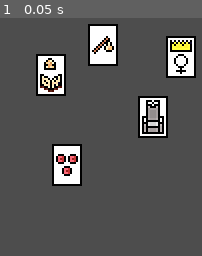
Above: before the commit, frame 1.
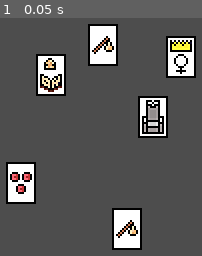
Above: after the commit, the same moment.

Repository: TravisHenderson646/Playing-Cards-Template
Game: Godot game, scene res://table.tscn
Two runs of this game, one before a commit and one after it. Both use one fixed random seed, a clock stepped at 60 frames per second and the inputs below.
Inputs:
- Up to frame 1 (0.05 s): no input

The runs differ from the first frame. In frame 1, 7.9% of the frame differs, in the area x 2-71%, y 52-98%.

Commit message:
draggable card piles

Diff:
--- /dev/null
+++ b/card-pile.gd
@@ -0,0 +1,33 @@
+extends Area2D
+
+var hovered:bool = false
+var grabbed:bool = false
+var offset:Vector2 = Vector2(0, 0)
+var tick := 0
+
+# Called when the node enters the scene tree for the first time.
+func _ready() -> void:
+	pass # Replace with function body.
+
+
+# Called every frame. 'delta' is the elapsed time since the previous frame.
+func _process(delta: float) -> void:
+	tick += 1
+	if hovered and Input.is_action_just_pressed('left_click'):
+		_grab()
+		print(offset)
+	if grabbed:
+		position = get_viewport().get_mouse_position().floor() + offset
+		if Input.is_action_just_released('left_click'):
+			grabbed = false
+
+func _grab() -> void:
+	grabbed = true
+	offset = position - get_viewport().get_mouse_position().floor()
+
+
+func _on_mouse_entered() -> void:
+	hovered = true
+
+func _on_mouse_exited() -> void:
+	hovered = false
--- /dev/null
+++ b/card-pile.tscn
@@ -0,0 +1,21 @@
+[gd_scene load_steps=4 format=3 uid="uid://bnmq5di16u6ug"]
+
+[ext_resource type="Script" path="res://card-pile.gd" id="1_vjrta"]
+[ext_resource type="Texture2D" uid="uid://c6g35rpd11sy3" path="res://textures/0.tres" id="2_mgh5i"]
+
+[sub_resource type="RectangleShape2D" id="RectangleShape2D_g1f4f"]
+size = Vector2(15, 20)
+
+[node name="CardPile" type="Area2D"]
+script = ExtResource("1_vjrta")
+
+[node name="CollisionShape2D" type="CollisionShape2D" parent="."]
+position = Vector2(7.5, 10)
+shape = SubResource("RectangleShape2D_g1f4f")
+
+[node name="Sprite2D" type="Sprite2D" parent="."]
+texture = ExtResource("2_mgh5i")
+centered = false
+
+[connection signal="mouse_entered" from="." to="." method="_on_mouse_entered"]
+[connection signal="mouse_exited" from="." to="." method="_on_mouse_exited"]
--- a/project.godot
+++ b/project.godot
@@ -23,6 +23,18 @@
 window/stretch/mode="viewport"
 window/stretch/scale_mode="integer"
 
+[input]
+
+left_click={
+"deadzone": 0.5,
+"events": [Object(InputEventMouseButton,"resource_local_to_scene":false,"resource_name":"","device":-1,"window_id":0,"alt_pressed":false,"shift_pressed":false,"ctrl_pressed":false,"meta_pressed":false,"button_mask":1,"position":Vector2(149, 9),"global_position":Vector2(158, 55),"factor":1.0,"button_index":1,"canceled":false,"pressed":true,"double_click":false,"script":null)
+]
+}
+
+[layer_names]
+
+2d_physics/layer_1="CardPile"
+
 [rendering]
 
 textures/canvas_textures/default_texture_filter=0
--- a/table.tscn
+++ b/table.tscn
@@ -1,10 +1,11 @@
-[gd_scene load_steps=6 format=3 uid="uid://b4li86om8hgsu"]
+[gd_scene load_steps=7 format=3 uid="uid://b4li86om8hgsu"]
 
 [ext_resource type="Texture2D" uid="uid://c6g35rpd11sy3" path="res://textures/0.tres" id="1_furis"]
 [ext_resource type="Texture2D" uid="uid://cst1wg67luysu" path="res://textures/1.tres" id="2_3rhh7"]
 [ext_resource type="Texture2D" uid="uid://d7bby3c5e40i" path="res://textures/2.tres" id="3_oq1vl"]
 [ext_resource type="Texture2D" uid="uid://4eaixpv3v7vm" path="res://textures/3.tres" id="4_hm0e2"]
 [ext_resource type="Texture2D" uid="uid://c2xoiyqnogx5d" path="res://textures/4.tres" id="5_un4qm"]
+[ext_resource type="PackedScene" uid="uid://bnmq5di16u6ug" path="res://card-pile.tscn" id="6_q886j"]
 
 [node name="Table" type="Node2D"]
 
@@ -14,7 +15,7 @@
 centered = false
 
 [node name="1" type="Sprite2D" parent="."]
-position = Vector2(55, 96)
+position = Vector2(32, 105)
 texture = ExtResource("2_3rhh7")
 centered = false
 
@@ -32,3 +33,6 @@
 position = Vector2(98, 72)
 texture = ExtResource("5_un4qm")
 centered = false
+
+[node name="CardPile" parent="." instance=ExtResource("6_q886j")]
+position = Vector2(85, 128)
Not shown, added: hacks.txt
